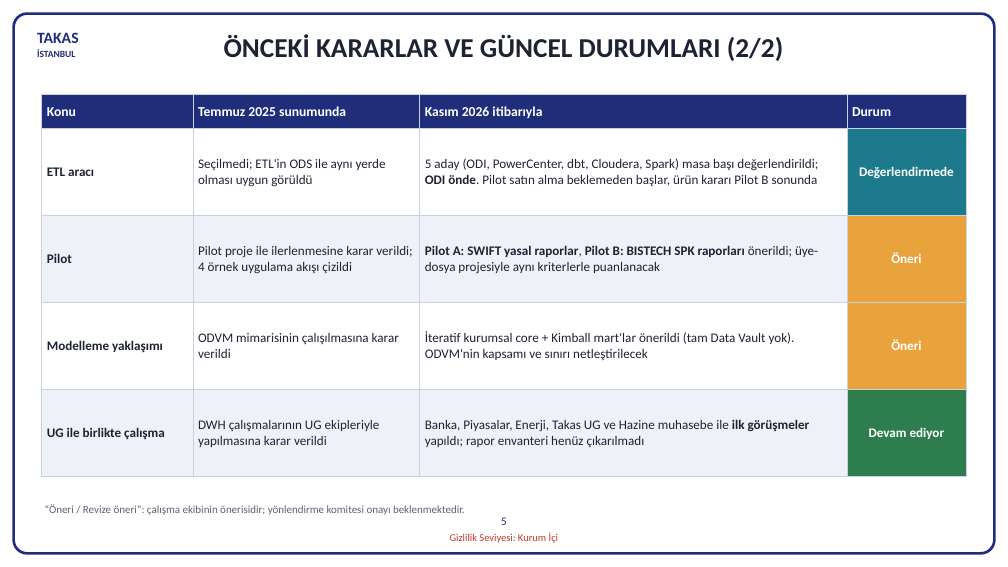
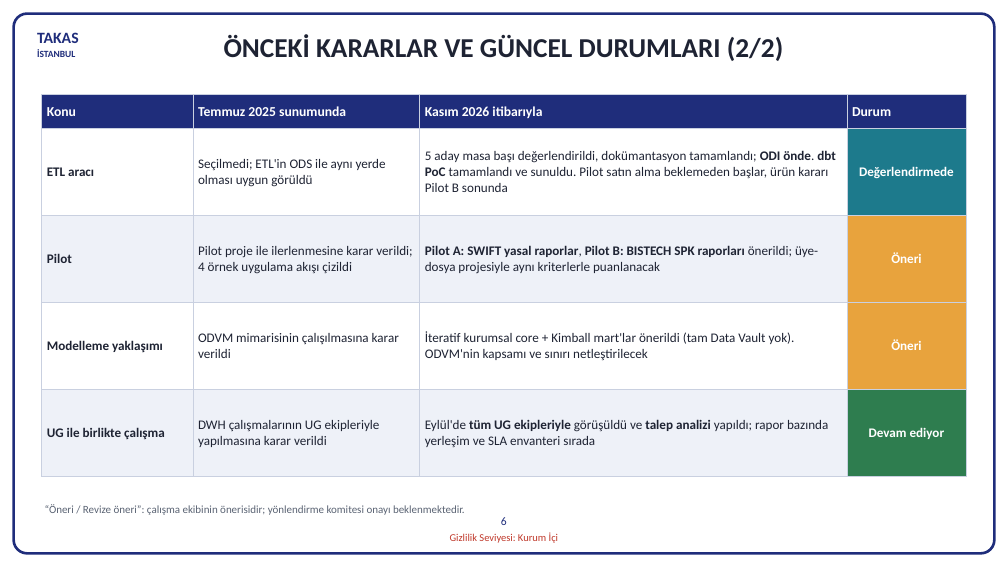
Before and after one commit to hanifidemirel0/Cursor-Projects, a slide deck: slide 6 of outputs/dwh-sunum-kasim-2026/5 - DWHSunum_Kasim2026.pptx (slide 5 before the commit). Drawn at 1008x567 pixels with LibreOffice and Linux fonts; fonts in the diff are those of the drawing. Boxes give left, top, right and bottom in pixels: in the first picture for what was removed or moved away, otherwise in the second. Text is boxed around its words. In the diff, an @@ line names an element or a change of style, - is before the commit and + after.

```diff
--- a/outputs/dwh-sunum-kasim-2026/5 - DWHSunum_Kasim2026.pptx
+++ b/outputs/dwh-sunum-kasim-2026/5 - DWHSunum_Kasim2026.pptx
@@ table at (42,95,966,476) @@
-row 2, column 3: 5 aday (ODI, PowerCenter, dbt, Cloudera, Spark) masa başı değerlendirildi; ODI önde. Pilot satın alma beklemeden başlar, ürün kararı Pilot B sonunda
+row 2, column 3: 5 aday masa başı değerlendirildi, dokümantasyon tamamlandı; ODI önde. dbt PoC tamamlandı ve sunuldu. Pilot satın alma beklemeden başlar, ürün kararı Pilot B sonunda
-row 5, column 3: Banka, Piyasalar, Enerji, Takas UG ve Hazine muhasebe ile ilk görüşmeler yapıldı; rapor envanteri henüz çıkarılmadı
+row 5, column 3: Eylül'de tüm UG ekipleriyle görüşüldü ve talep analizi yapıldı; rapor bazında yerleşim ve SLA envanteri sırada
@@ text at (501,517,507,525): text changed @@
-5
+6
```
Also in this commit, not shown: 18 other slides changed, 1 slide added, 3 other files.
